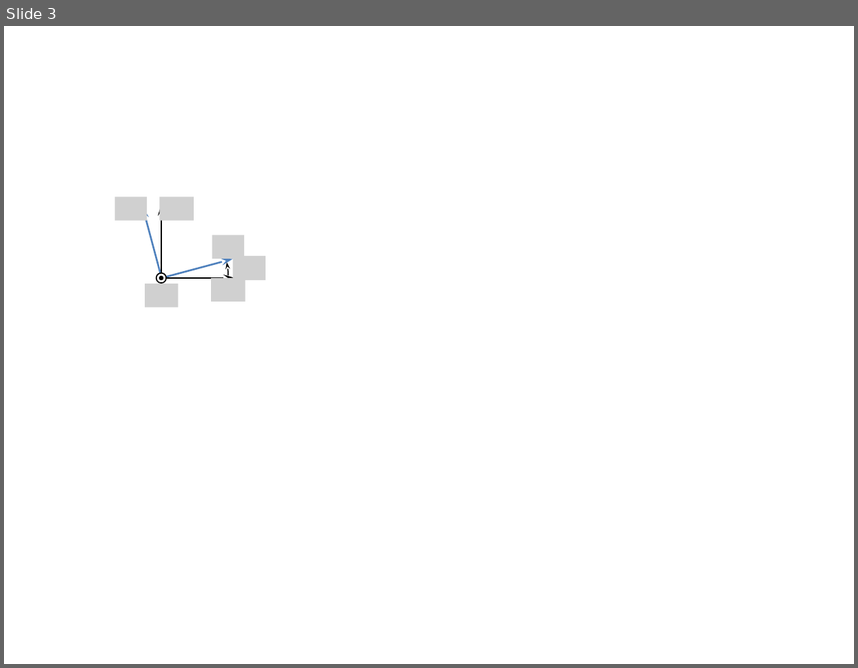
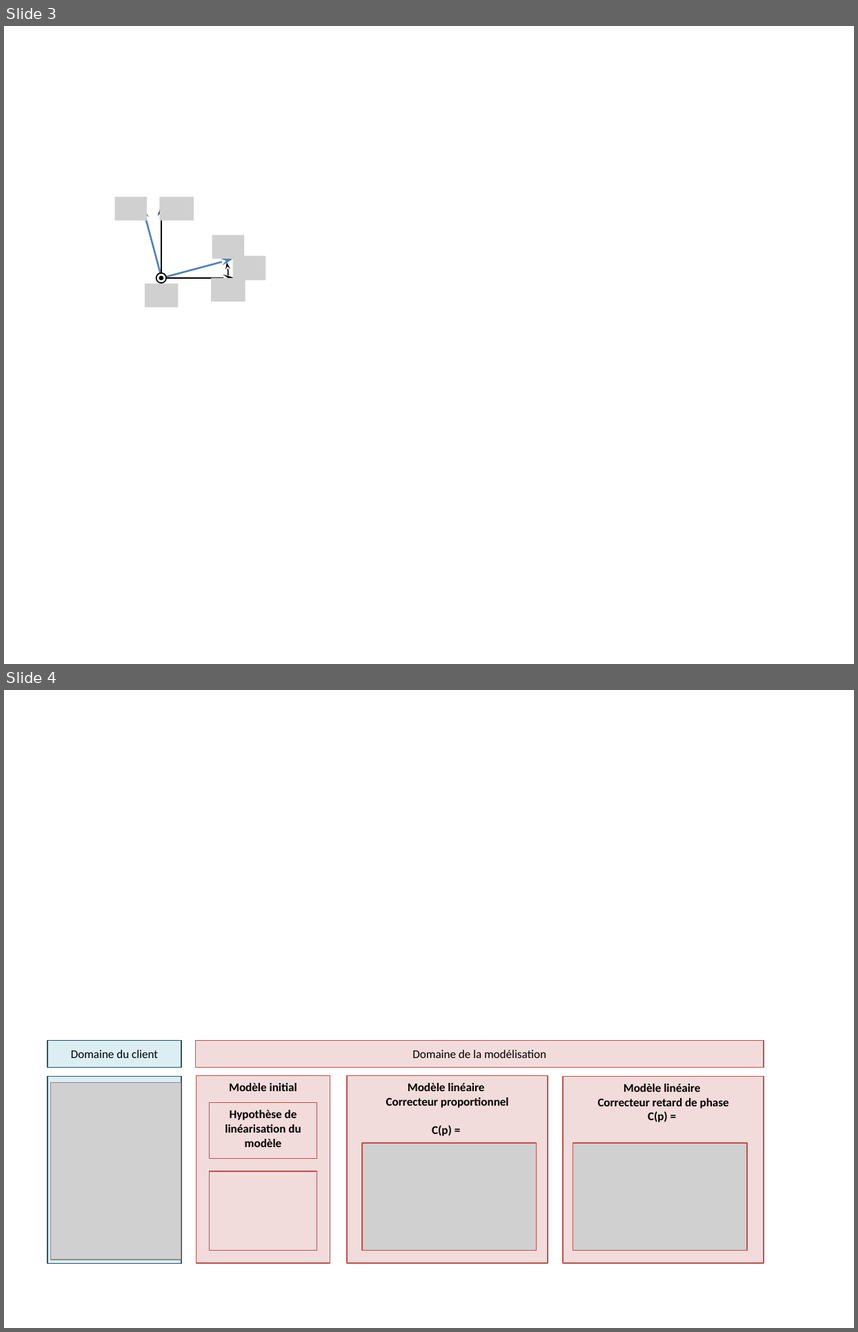
Before and after one commit to xpessoles/Cy_03_PSI_ConceptionCommande, a slide deck: Chapitre_01_Correction/TD_99_RP_Quille/images/Figure.pptx. Shown one above the other, each under a label of ours: slide 3 before the commit, slides 3 and 4 after it. The pictures are 858x668 and 858x1332 pixels, drawn with LibreOffice and Linux fonts; fonts in the diff are those of the drawing; grey boxes stand for pictures. Boxes give left, top, right and bottom in pixels: in the first picture for what was removed or moved away, otherwise in the second. Text is boxed around its words. In the diff, an @@ line names an element or a change of style, - is before the commit and + after.

```diff
--- a/Chapitre_01_Correction/TD_99_RP_Quille/images/Figure.pptx
+++ b/Chapitre_01_Correction/TD_99_RP_Quille/images/Figure.pptx
@@ slide 4 added at (x1=4, y1=690, x2=854, y2=1328), background #FFFFFF @@
@@ rectangle added at (x1=47, y1=1041, x2=181, y2=1067), fill #DBEEF4, outline #215968 0.75 pt, 10 pt, text #000000 @@
+Domaine du client
@@ rectangle added at (x1=195, y1=1041, x2=764, y2=1067), fill #F2DCDB, outline #C0504D 0.75 pt, 10 pt, text #000000 @@
+Domaine de la modélisation
@@ rectangle added at (x1=47, y1=1076, x2=181, y2=1263), fill #DBEEF4, outline #215968 0.75 pt @@
@@ picture added at (x1=51, y1=1083, x2=181, y2=1259) @@
@@ rectangle added at (x1=196, y1=1076, x2=330, y2=1263), fill #F2DCDB, outline #C0504D 0.75 pt, 10 pt, text #000000, bold @@
+Modèle initial
@@ rectangle added at (x1=348, y1=1076, x2=548, y2=1263), fill #F2DCDB, outline #C0504D 0.75 pt, 10 pt, text #000000, bold @@
+Modèle linéaire
+Correcteur proportionnel
+C(p) =
@@ rectangle added at (x1=562, y1=1076, x2=763, y2=1263), fill #F2DCDB, outline #C0504D 0.75 pt, 10 pt, text #000000, bold @@
+Modèle linéaire
+Correcteur retard de phase
+C(p) =
@@ rectangle added at (x1=210, y1=1103, x2=318, y2=1158), fill #F2DCDB, outline #C0504D 0.75 pt, 10 pt, text #000000, bold @@
+Hypothèse de linéarisation du modèle
@@ picture added at (x1=362, y1=1142, x2=536, y2=1250) @@
@@ picture added at (x1=573, y1=1142, x2=747, y2=1250) @@
@@ rectangle added at (x1=210, y1=1171, x2=318, y2=1250), fill #F2DCDB, outline #C0504D 0.75 pt @@
```
Also in this commit, not shown: 1 other slide added, 19 other files.
